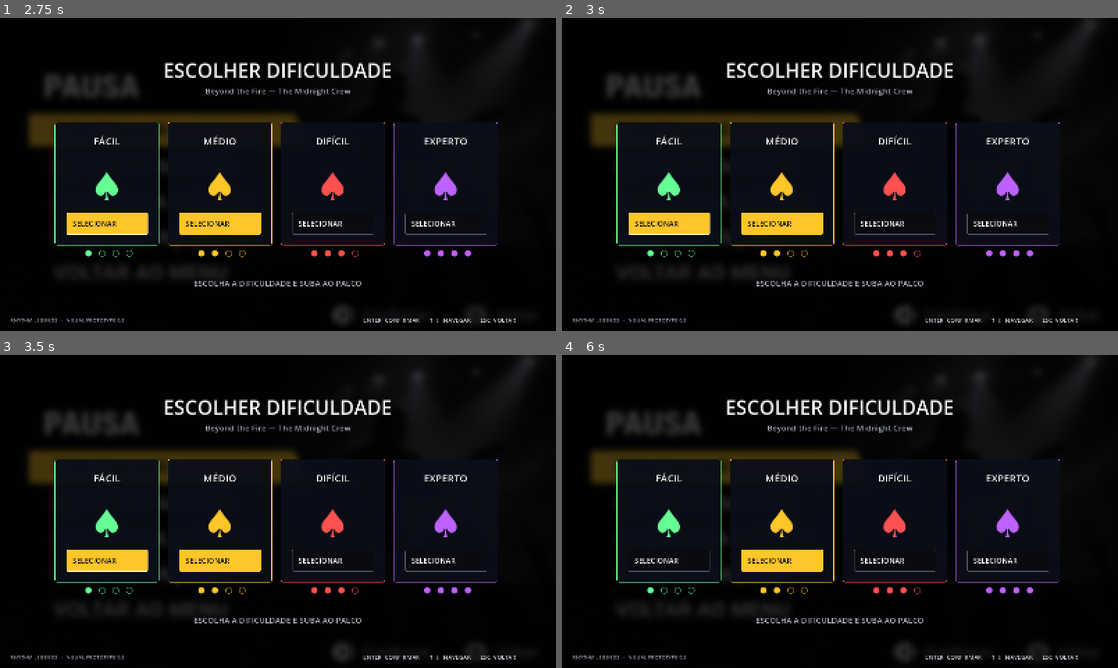
Above: before the commit, frames 1-4 (two rows, left to right).
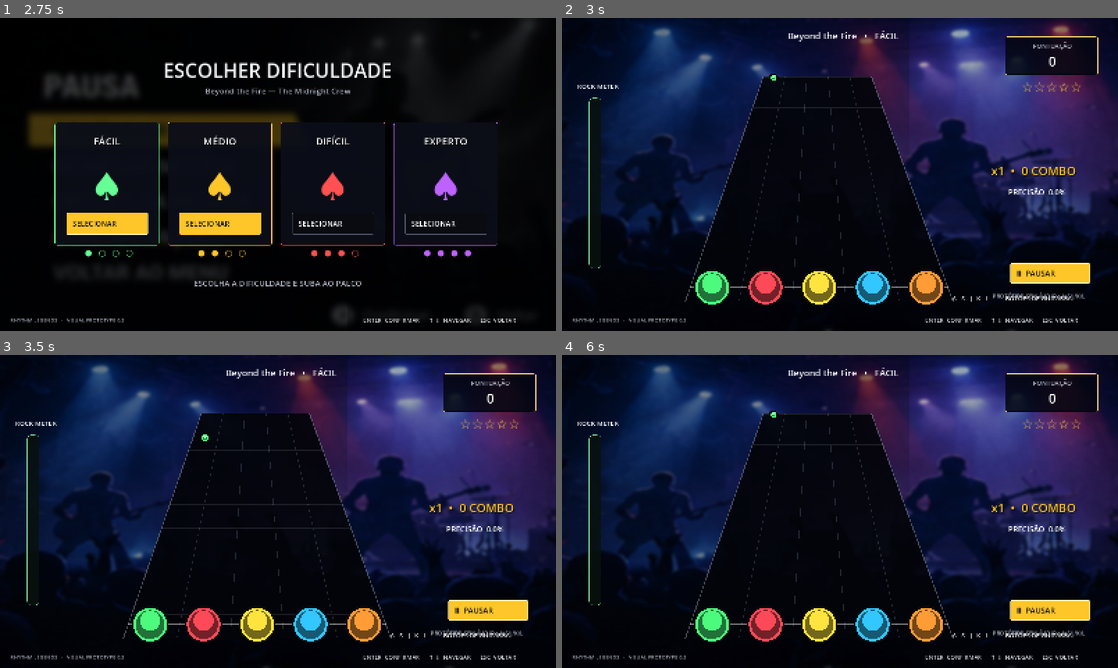
Above: after the commit, the same moments.

Repository: drafenous/rhythm-legends
Game: Godot game, scene res://scenes/main.tscn
Two runs of this game, one before a commit and one after it. Both use one fixed random seed, a clock stepped at 60 frames per second and the inputs below.
Inputs (mouse positions are in pixels of both pictures, inside the frame that each line leads up to):
- Up to frame 1 (2.75 s): click "COMEÇAR" at 0.5 s; click "TOCAR" at 1.25 s; click "Beyond the Fire — The Midnigh…" at 2 s
- Up to frame 2 (3 s): click "SELECIONAR" at 2.75 s
- Up to frame 3 (3.5 s): no input
- Up to frame 4 (6 s): click "SELECIONAR" (after the commit: "Ⅱ PAUSAR") at 3.5 s; click (895, 561) at 4.25 s, where only the run before the commit has a clickable "SELECIONAR"; click (1006, 561) at 5 s, where only the run before the commit has a clickable "SELECIONAR"; click (701, 495) at 5.75 s, where only the run after the commit has a clickable "REINICIAR MÚSICA"

Frame 1 is identical in both runs. In frame 2, 55% of the frame differs, in the area x 0-100%, y 0-100%; in frame 3, 55%; in frame 4, 55%.
Error before the commit: Parse Error: Cannot infer the type of "subdivision" variable because the value doesn't have a set type. (res://scripts/gameplay_engine.gd:38)

Commit message:
fix: explicitly type note subdivision for Godot parser

Diff:
--- a/scripts/gameplay_engine.gd
+++ b/scripts/gameplay_engine.gd
@@ -35,7 +35,7 @@
  feedback_timer = 0.0
  held_lanes = [false, false, false, false, false]
  var step := 60.0 / BPM
- var subdivision := [2.0, 1.0, 0.5, 0.5][clampi(difficulty, 0, 3)]
+ var subdivision: float = [2.0, 1.0, 0.5, 0.5][clampi(difficulty, 0, 3)]
  var interval := step * subdivision
  var count := int((SONG_LENGTH - LEAD_IN - 2.0) / interval)
  for i in range(count):
